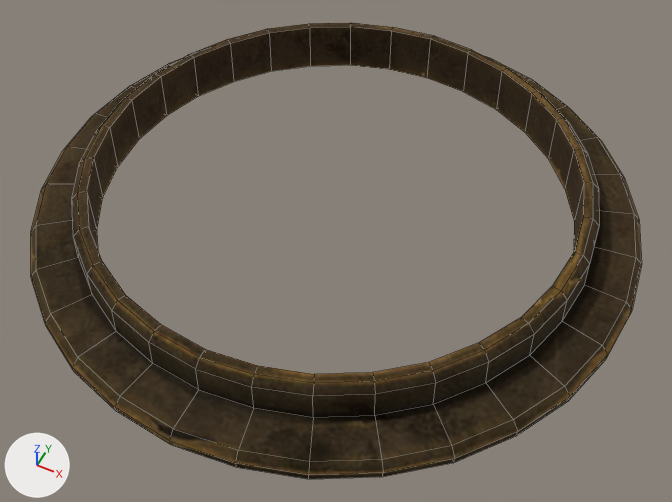
Renders of the FBX model project-steampunk/Assets/Art/Models/Props(needs sort)/make-your-own-steampunk-house/Models/Fan2.fbx from each side of a commit.
One viewpoint serves both versions: a 50 mm camera at (2.68, -5.38, 6.12) aimed at (0.18, -0.37, -0.14). The lights are fixed; the arrows at lower left show +X, +Y and +Z. Mesh edges are drawn as thin lines. Where no turn or scale is listed for an object, it has been applied to the vertices.
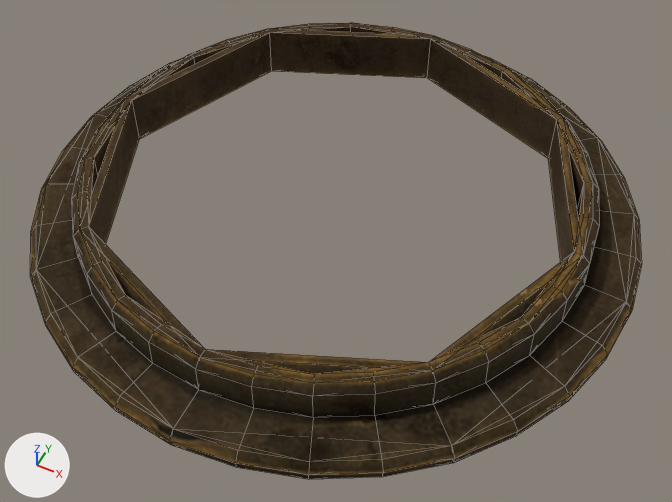
The newer file is also turned or shifted as a whole; pictures and numbers use the older file's frame.

Edits to the bpy script that builds the scene:
```text
Add me_cube_002:
    me_cube_002.from_pydata(...)  # 48 vertices, 48 faces; spans x -2.75..2.75, y -2.75..2.75, z -0.22..0.27
    me_cube_002.materials.append(mat_trims_metal_001)
Add me_cube_001:
    me_cube_001.from_pydata(...)  # 128 vertices, 128 faces; spans x -2.75..2.75, y -2.75..2.75, z -0.22..0.27
    me_cube_001.materials.append(mat_trims_metal_001)
Add ob_fan2_lod02:
    ob_fan2_lod02 = bpy.data.objects.new('Fan2_LOD02', me_cube_002)
    ob_fan2_lod02.location = (-0.009, -0.003, 0.197)
Add ob_fan2_lod01:
    ob_fan2_lod01 = bpy.data.objects.new('Fan2_LOD01', me_cube_001)
    ob_fan2_lod01.location = (-0.009, -0.003, 0.197)
```

Changed parts and their boxes [x1, y1, x2, y2] in the pictures (672 x 502 px):
'Fan2_LOD02', added: after [89, 30, 578, 405]
'Fan2_LOD01', added: after [57, 27, 584, 427]
